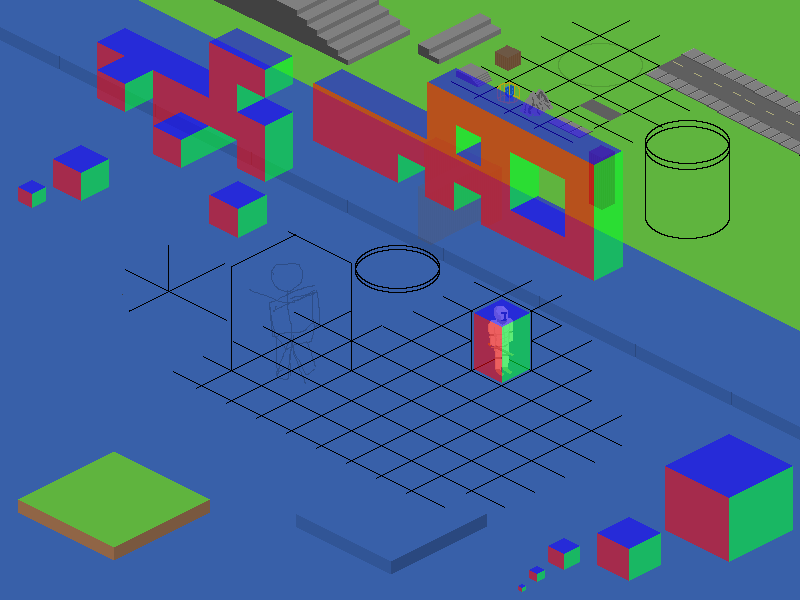
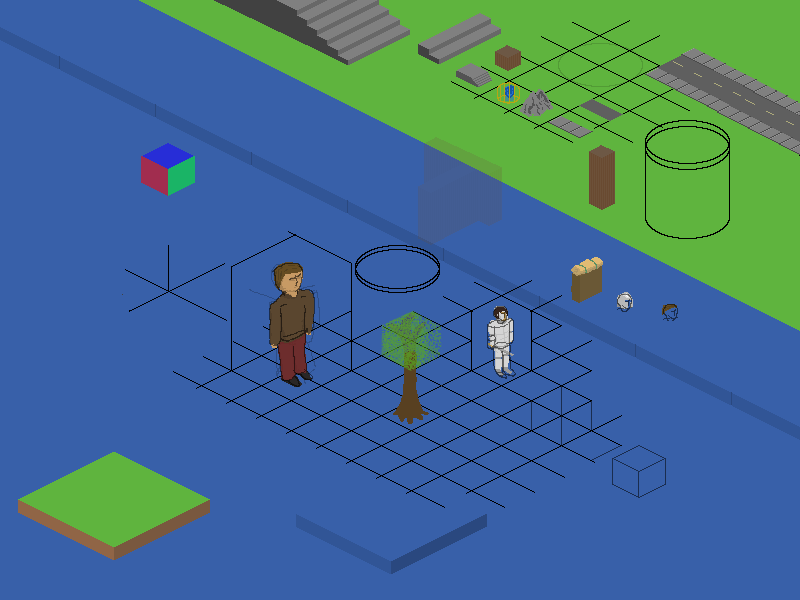
Before/after of a 800 x 600 layered artwork. What changed in the layer stack:
hid "Layer #15" over [18, 28, 793, 592]
showed "Layer #7" over [141, 143, 678, 498]
showed "Layer #11" over [494, 307, 508, 319]
showed "Layer #8" over [269, 257, 677, 387]
added layer "Layer #17" above "Layer #16" over [381, 311, 442, 371]
added layer "Layer #16" (47%) above "Layer #5" over [387, 313, 426, 358]
painted on "Layer #5" over [403, 351, 417, 389]
painted on "Layer #4" over [393, 381, 429, 424]
